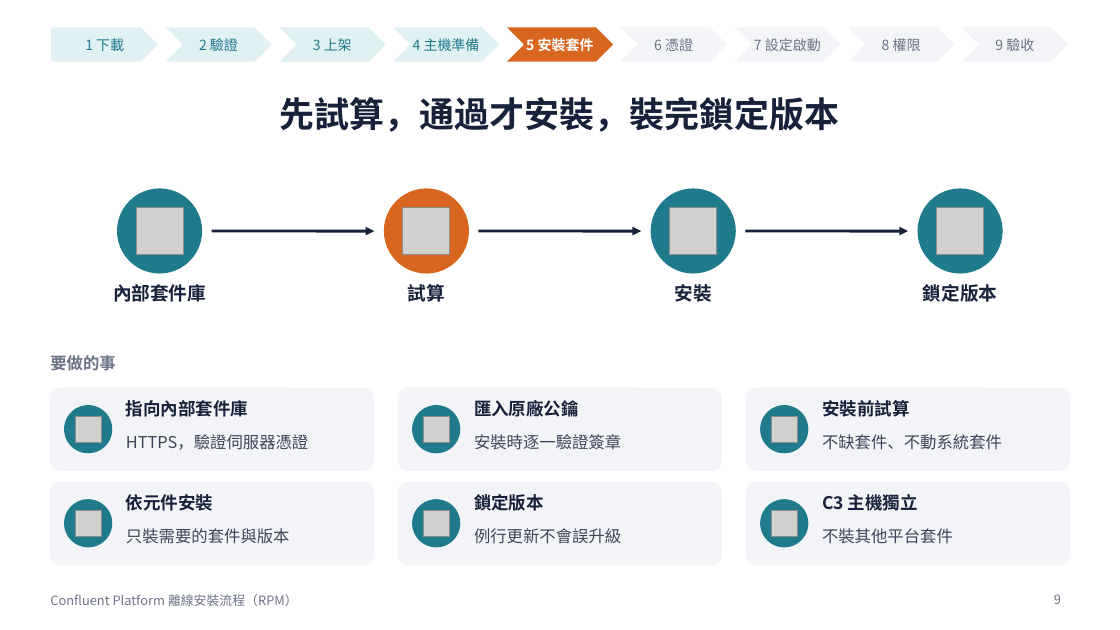
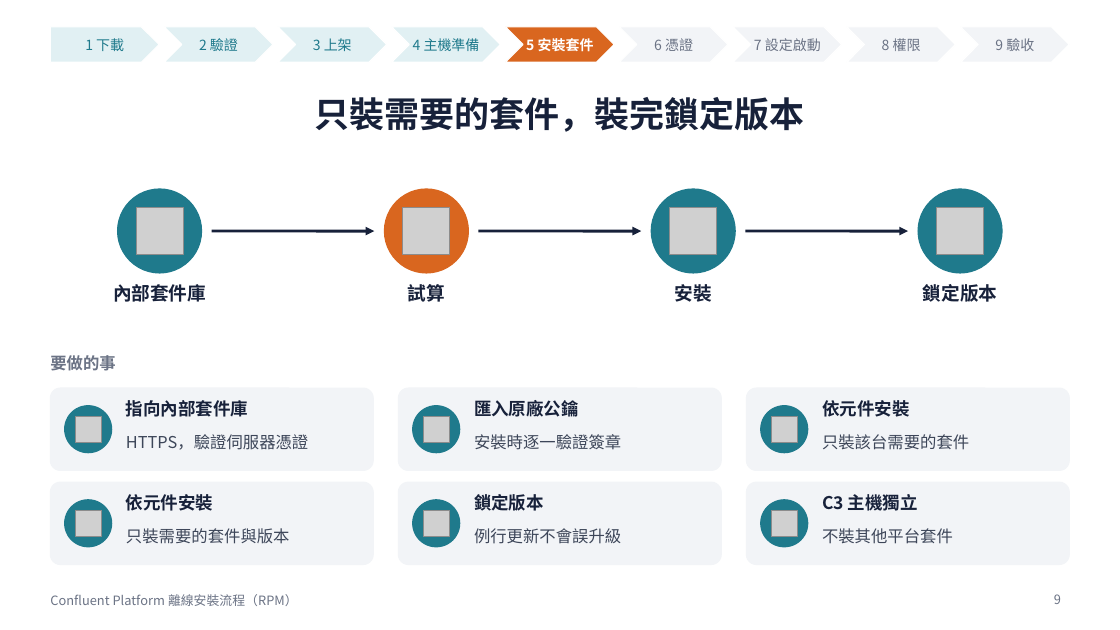
Before and after one commit to zxc81906119/kafka_install_ops, a slide deck: slide 9 of docs/Confluent-RPM安裝流程.pptx. Drawn at 1120x630 pixels with LibreOffice and Linux fonts; fonts in the diff are those of the drawing; grey boxes stand for pictures. Boxes give left, top, right and bottom in pixels: in the first picture for what was removed or moved away, otherwise in the second. Text is boxed around its words. In the diff, an @@ line names an element or a change of style, - is before the commit and + after.

```diff
--- a/docs/Confluent-RPM安裝流程.pptx
+++ b/docs/Confluent-RPM安裝流程.pptx
@@ title at [315,97,805,132]: text changed @@
-先試算，通過才安裝，裝完鎖定版本
+只裝需要的套件，裝完鎖定版本
@@ text at [822,400,909,417]: text changed @@
-安裝前試算
+依元件安裝
@@ text at [822,434,969,450]: text changed @@
-不缺套件、不動系統套件
+只裝該台需要的套件
```
Also in this commit, not shown: 4 other slides changed, 49 other files.
